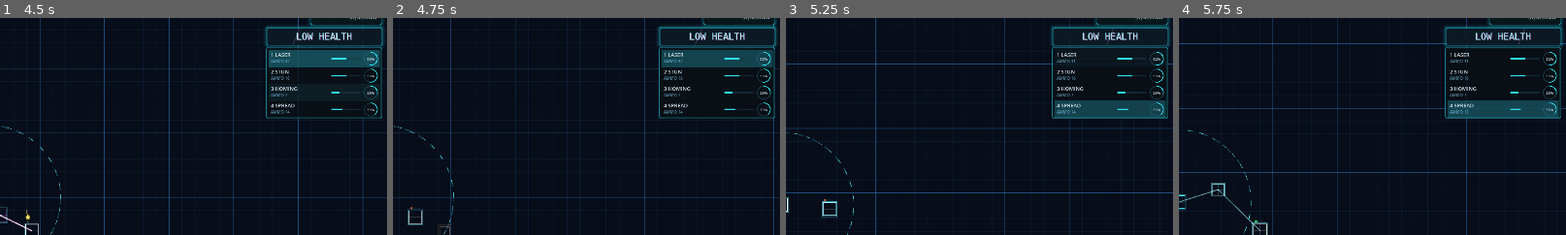
Above: before the commit, frames 1-4 (left to right).
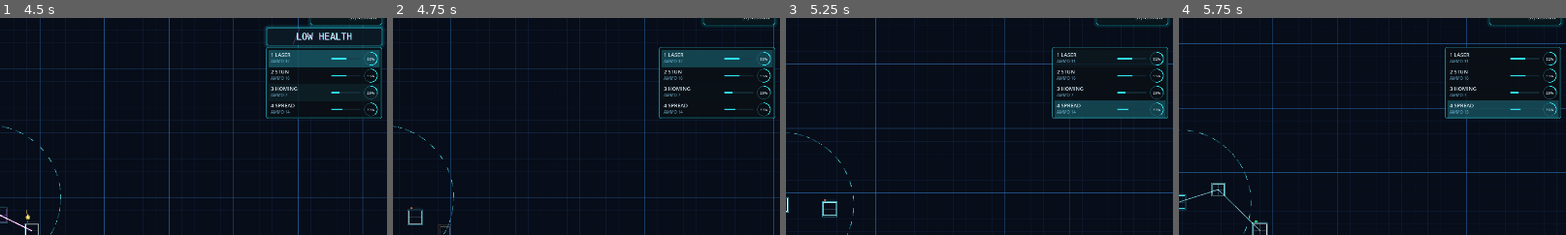
Above: after the commit, the same moments.

Repository: sudheej/neon.io
Game: Godot game, scene res://scenes/Main.tscn
Same seed, same stepped clock (60 frames per second), same inputs: the game is played once before the commit and once after it. Sound files missing from this copy of the repository are replaced by a short silence.
Inputs (mouse positions are % of the whole screen's width and height, from its top left):
- Up to frame 1 (4.5 s): move the mouse to (72, 45) at 0.52 s; hold D (move_right) 0.53-1.28 s; hold E (expand_mode) 0.53-1.28 s; move the mouse to (30, 55) at 1.27 s; hold S (move_down) 1.28-2.03 s; click (30, 55) at 1.35 s; move the mouse to (60, 28) at 2.02 s; hold D (move_right) 2.03-2.78 s; hold [ (select_prev_slot) 2.03-2.78 s; move the mouse to (45, 70) at 2.77 s; hold W (move_up) 2.78-3.53 s; tap Q (toggle_range) at 2.85 s; move the mouse to (80, 65) at 3.52 s; hold 3 (weapon_homing) 3.53-4.28 s; hold A (move_left) from 3.53 s (still down); move the mouse to (20, 35) at 4.27 s; tap 1 (weapon_laser) at 4.35 s
- Up to frame 2 (4.75 s): keep holding A (move_left)
- Up to frame 3 (5.25 s): move the mouse to (55, 50) at 5.02 s; release A (move_left) at 5.03 s; hold S (move_down) from 5.03 s (still down); hold 4 (weapon_spread) from 5.03 s (still down)
- Up to frame 4 (5.75 s): keep holding S (move_down); keep holding 4 (weapon_spread)
The pictures show only the part of the screen within x 50-100%, y 9-59%; the shares and areas given below are measured in that part.

Frame 1 is identical in both runs. In frame 2, 1.1% of the frame differs, in the area x 68-100%, y 3-14%; in frame 3, 1.1%; in frame 4, 1.2%.

Commit message:
Feature/improve game economics (#5)
* Economy improvement

* HUD announcment

* Fixed hud and annoucnement

* weapon systems optimization fix

Diff:
--- a/src/presentation/weapons/WeaponSystem.gd
+++ b/src/presentation/weapons/WeaponSystem.gd
@@ -535,6 +535,8 @@
 			return
 
 func _play_weapon_select_sfx() -> void:
+	if not _should_play_selection_sfx():
+		return
 	_ensure_selection_audio_loaded()
 	_play_ui_sfx(weapon_select_sfx, -9.0)
 
@@ -561,6 +563,10 @@
 	if weapon_select_sfx == null:
 		weapon_select_sfx = ResourceLoader.load(WEAPON_SELECT_SFX_PATH) as AudioStream
 
+func _should_play_selection_sfx() -> bool:
+	if player == null or not is_instance_valid(player):
+		return false
+	return player.is_in_group("player")
 func _load_imported_audio(source_path: String) -> AudioStream:
 	var import_path := source_path + ".import"
 	var cfg := ConfigFile.new()
--- a/src/presentation/world/World.gd
+++ b/src/presentation/world/World.gd
@@ -15,6 +15,7 @@
 const TELEMETRY_INTERVAL: float = 10.0
 const LOW_HEALTH_THRESHOLD: float = 0.4
 const LOW_HEALTH_HYSTERESIS: float = 0.005
+const LOW_HEALTH_BANNER_DURATION: float = 1.2
 const PlayerScene = preload("res://src/presentation/scenes/Player.tscn")
 const AIControllerScript = preload("res://src/input/AIInputSource.gd")
 
@@ -28,6 +29,7 @@
 var telemetry_enabled: bool = true
 var telemetry_timer: float = TELEMETRY_INTERVAL
 var low_health_alert_active: bool = false
+var low_health_banner_timer: float = 0.0
 
 @onready var player = $Player
 @onready var enemies_root = $Enemies
@@ -75,7 +77,7 @@
 			_log_telemetry(combatants)
 	_process_combatants(delta, combatants)
 	_update_hud(combatants)
-	_update_announcements()
+	_update_announcements(delta)
 	_maybe_spawn_enemy(delta, combatants.size() - 1)
 
 func _get_combatants() -> Array[Node]:
@@ -278,11 +280,15 @@
 	var spread = int(usage.get(WeaponSlot.WeaponType.SPREAD, 0))
 	return "laser:%d stun:%d homing:%d spread:%d" % [laser, stun, homing, spread]
 
-func _update_announcements() -> void:
+func _update_announcements(delta: float) -> void:
 	if player == null or not is_instance_valid(player):
 		return
 	if low_health_banner == null:
 		return
+	if low_health_banner_timer > 0.0:
+		low_health_banner_timer = maxf(low_health_banner_timer - delta, 0.0)
+		if low_health_banner_timer <= 0.0 and low_health_banner.has_method("hide_announcement"):
+			low_health_banner.hide_announcement()
 	var max_hp = float(player.get("max_health"))
 	if max_hp <= 0.0:
 		return
@@ -293,8 +299,10 @@
 			low_health_alert_active = true
 			if low_health_banner.has_method("show_announcement"):
 				low_health_banner.show_announcement("LOW HEALTH")
+				low_health_banner_timer = LOW_HEALTH_BANNER_DURATION
 	elif ratio >= LOW_HEALTH_THRESHOLD + LOW_HEALTH_HYSTERESIS:
 		if low_health_alert_active:
 			low_health_alert_active = false
 			if low_health_banner.has_method("hide_announcement"):
 				low_health_banner.hide_announcement()
+				low_health_banner_timer = 0.0
